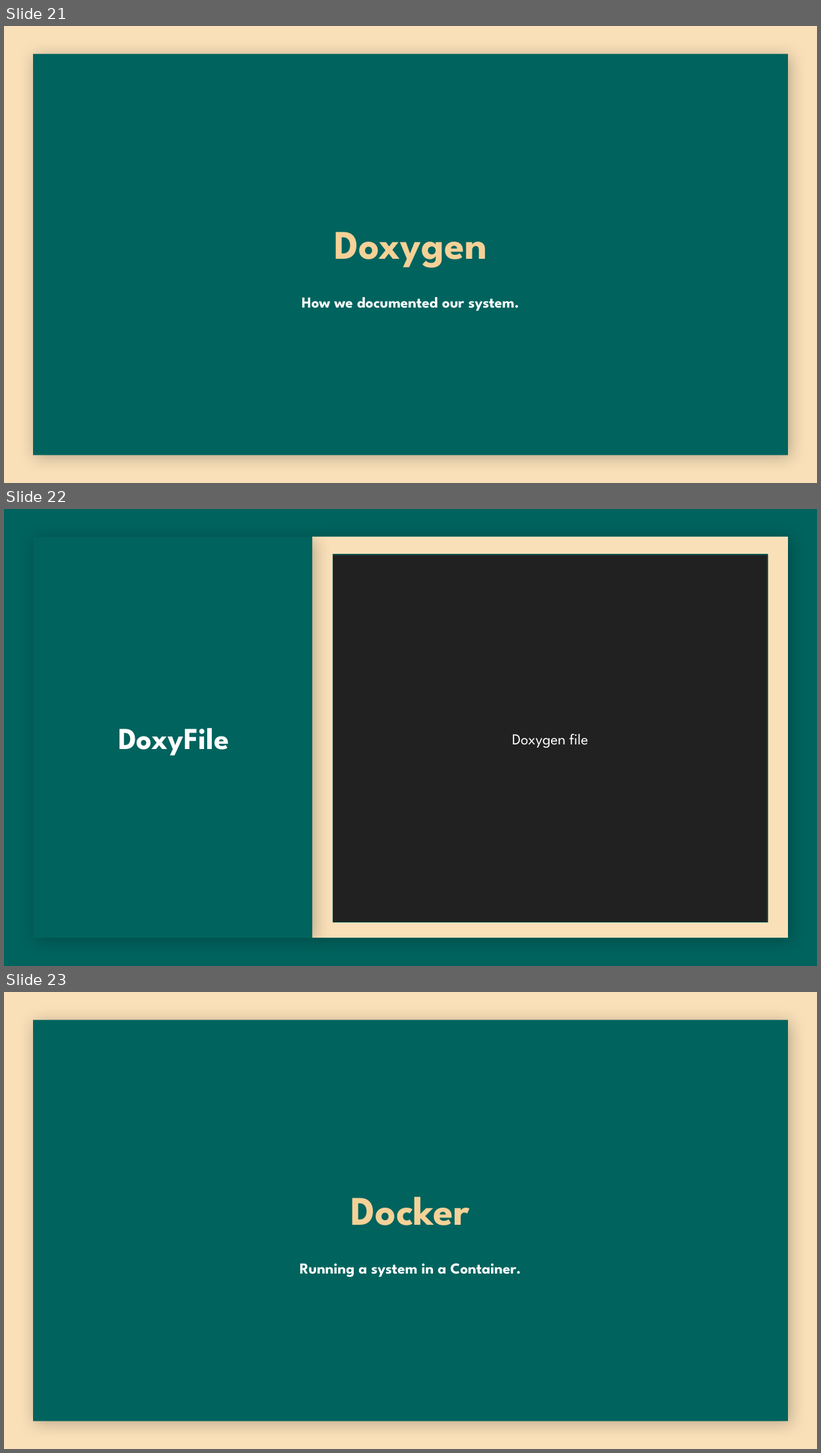
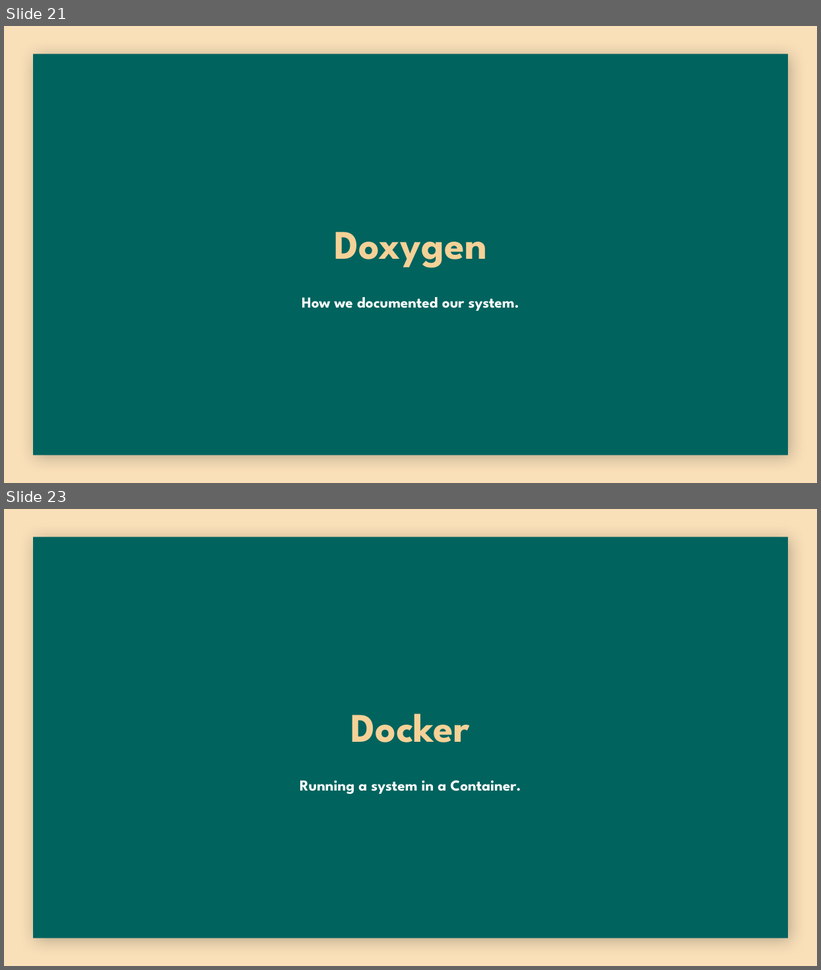
Before and after one commit to yashGhela/cos214prac6, a slide deck: Presentation/TIVIDY-Presentation.pptx. Shown one above the other, each under a label of ours: slides 21, 22 and 23 before the commit, slides 21 and 23 after it; the slides between them are not shown. The pictures are 821x1453 and 821x970 pixels, drawn with LibreOffice and Linux fonts; fonts in the diff are those of the drawing; background and template pictures are left out. Boxes give left, top, right and bottom in pixels: in the first picture for what was removed or moved away, otherwise in the second. Text is boxed around its words. In the diff, an @@ line names an element or a change of style, - is before the commit and + after.

```diff
--- a/Presentation/TIVIDY-Presentation.pptx
+++ b/Presentation/TIVIDY-Presentation.pptx
@@ slide 22 removed at (4, 509, 817, 966), background #00635D @@
@@ rectangle removed at (33, 537, 313, 939) @@
@@ rectangle removed at (313, 537, 789, 938) @@
@@ rectangle removed at (333, 555, 768, 923) @@
-Doxygen file
@@ title removed at (118, 728, 229, 756) @@
-DoxyFile
```
Also in this commit, not shown: 4 slides changed, 3 slides added, 2 other slides removed, 8 other files.
